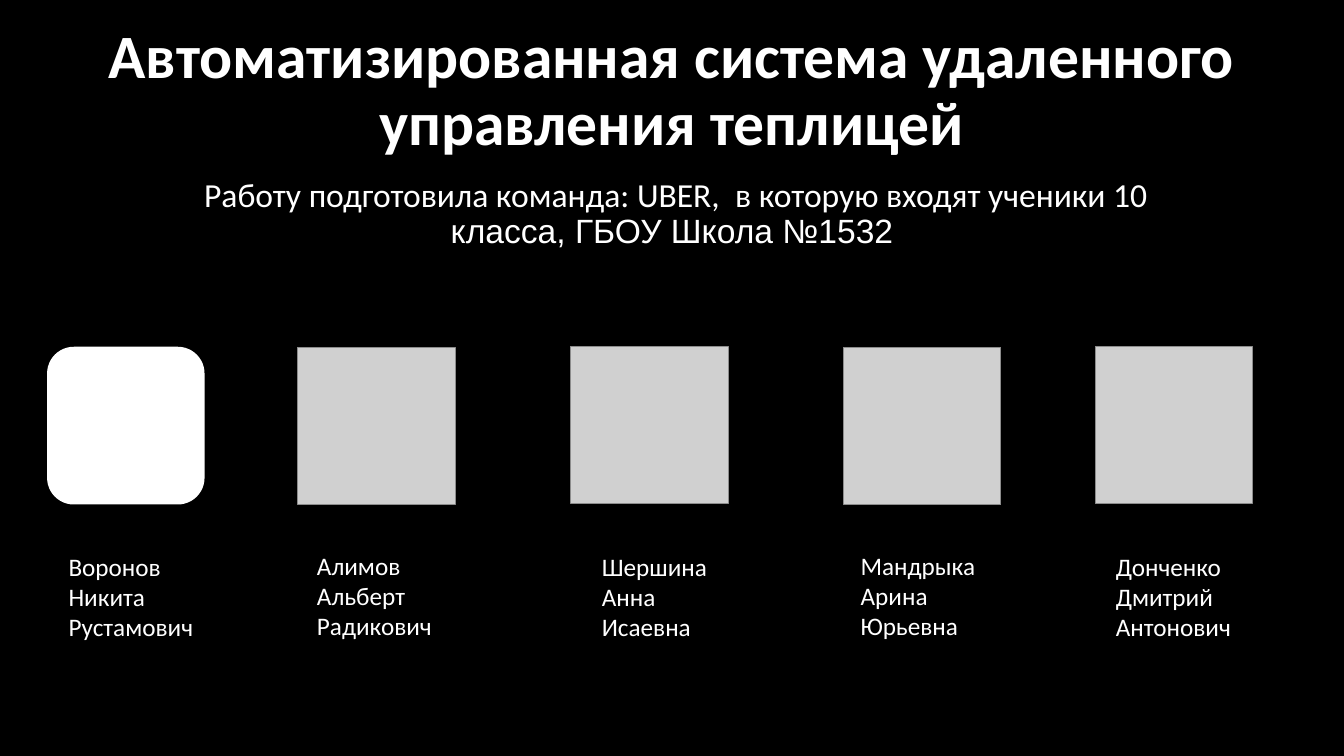
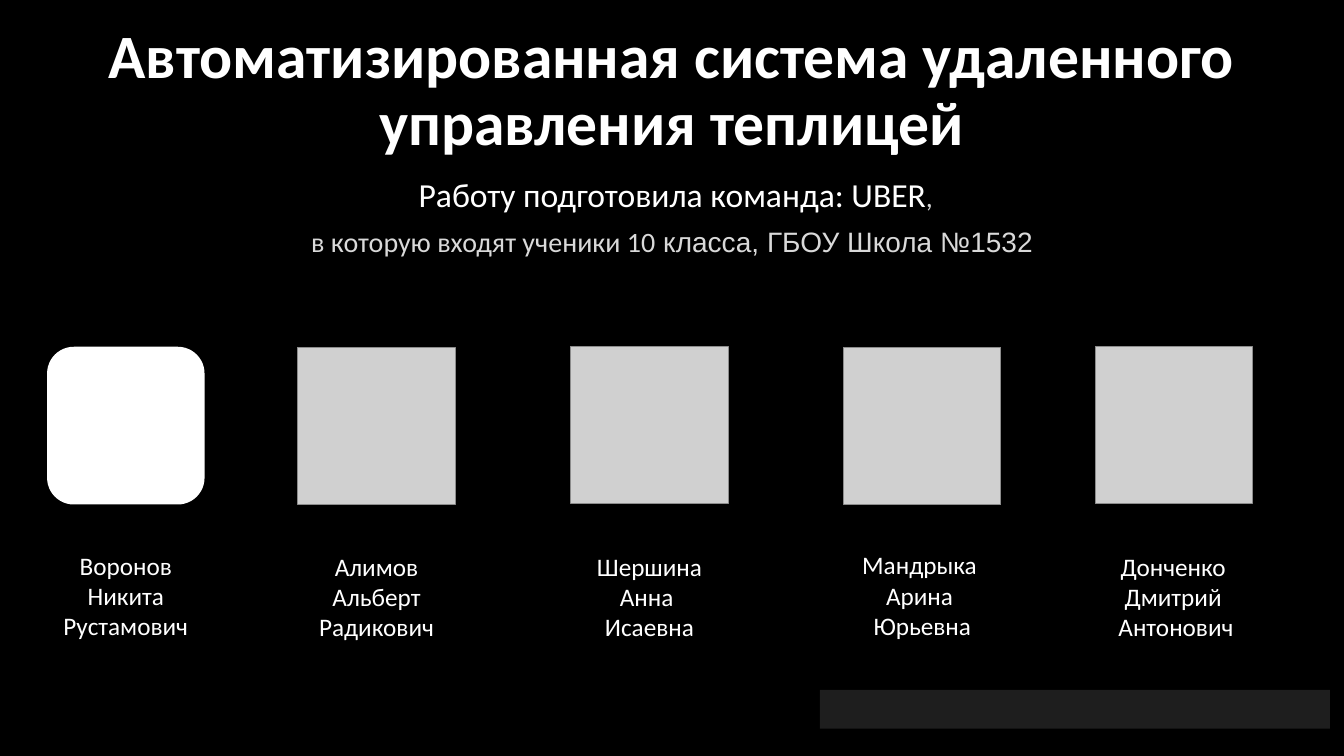
Before and after one commit to voronov-nikita/teplica-predprof, a slide deck: slide 1 of документация и презентация/Автоматизированная система удаленного управления теплицей.pptx. Drawn at 1344x756 pixels with LibreOffice and Linux fonts; fonts in the diff are those of the drawing; grey boxes stand for pictures; background and template pictures are left out. Boxes give left, top, right and bottom in pixels: in the first picture for what was removed or moved away, otherwise in the second. Text is boxed around its words. In the diff, an @@ line names an element or a change of style, - is before the commit and + after.

```diff
--- a/документация и презентация/Автоматизированная система удаленного управления теплицей.pptx
+++ b/документация и презентация/Автоматизированная система удаленного управления теплицей.pptx
@@ subtitle at <box>311,184,1033,257</box>: text changed; size 24 to 20 pt; text colour #FFFFFF to #D9D9D9 @@
-Работу подготовила команда: UBER, в которую входят ученики 10 класса, ГБОУ Школа №1532
+Работу подготовила команда: UBER,
+в которую входят ученики 10 класса, ГБОУ Школа №1532
@@ alignment left to centre in 5 elements at <box>1118,559,1233,636</box>, <box>597,559,702,636</box>, <box>862,557,976,639</box>, <box>319,559,434,640</box>, <box>63,558,188,639</box> @@
@@ rectangle added at <box>820,690,1330,729</box>, fill #1E1E1E @@
```
Also in this commit, not shown: 5 other slides changed, 1 slide added.
